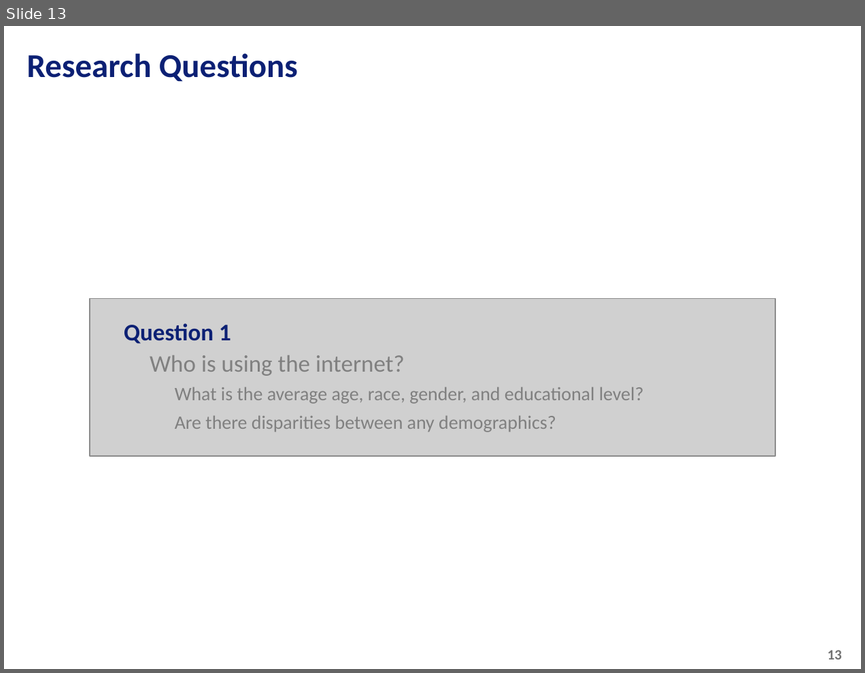
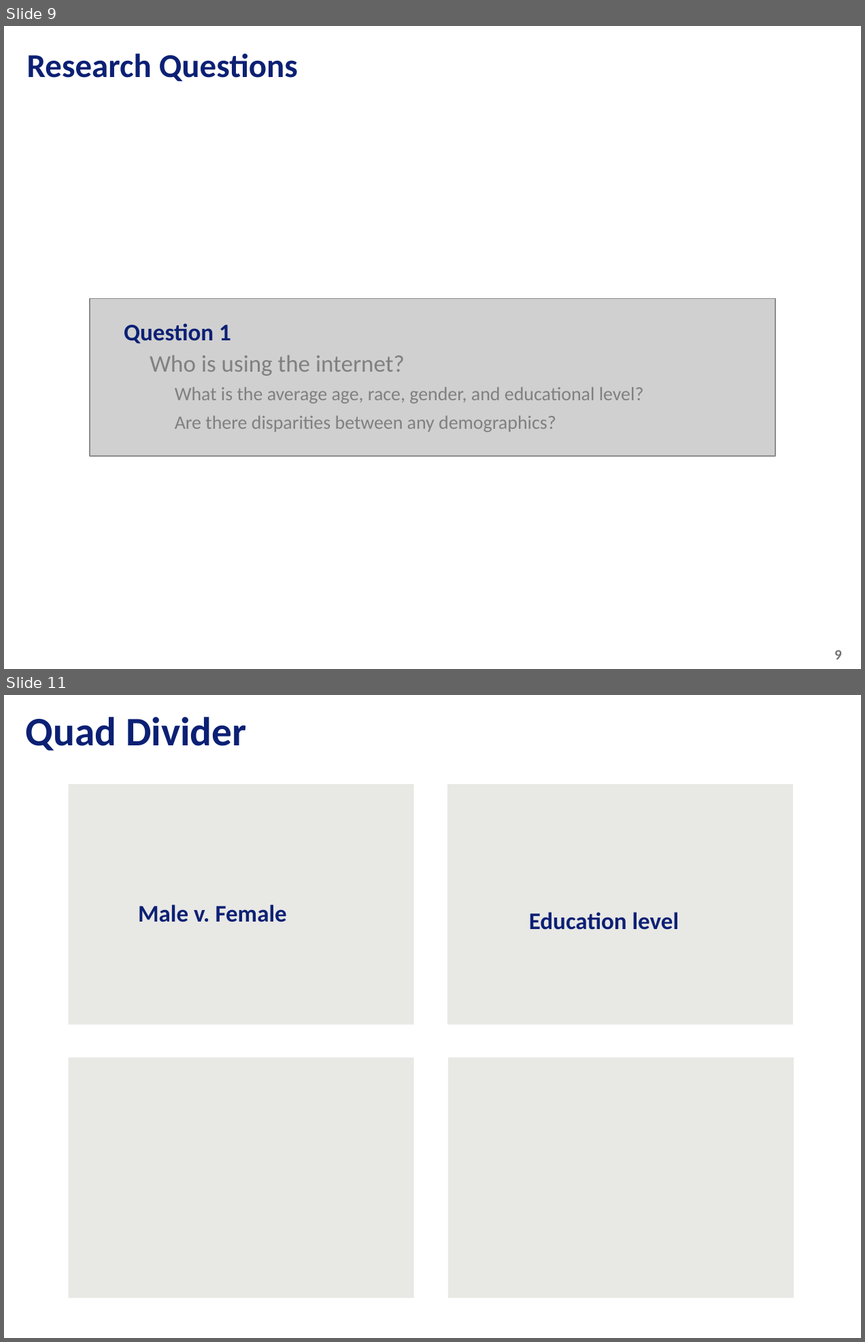
Before and after one commit to tiascott01/07_GroupProject1, a slide deck: Data Presentation.pptx. Shown one above the other, each under a label of ours: slide 13 before the commit, slides 9 and 11 after it; the slides between them are not shown. The pictures are 865x673 and 865x1342 pixels, drawn with LibreOffice and Linux fonts; fonts in the diff are those of the drawing; grey boxes stand for pictures; background and template pictures are left out. Boxes give left, top, right and bottom in pixels: in the first picture for what was removed or moved away, otherwise in the second. Text is boxed around its words. In the diff, an @@ line names an element or a change of style, - is before the commit and + after.

```diff
--- a/Data Presentation.pptx
+++ b/Data Presentation.pptx
@@ slide 11 added at (4, 695, 861, 1338), background picture (left out) @@
@@ text added at (26, 717, 247, 751), 34 pt, text #0C2074, bold @@
+Quad Divider
@@ rectangle added at (68, 784, 413, 1025), fill #E8E8E5 @@
@@ rectangle added at (447, 784, 792, 1025), fill #E8E8E5 @@
@@ text added at (138, 904, 287, 922), 20 pt, text #0C2074, bold @@
+Male v. Female
@@ text added at (529, 912, 679, 930), 20 pt, text #0C2074, bold @@
+Education level
@@ rectangle added at (68, 1057, 413, 1298), fill #E8E8E5 @@
@@ rectangle added at (448, 1057, 793, 1298), fill #E8E8E5 @@
@@ what was slide 13 is now slide 9 @@
@@ page number at (834, 650, 842, 659): text changed @@
-13
+9
```
Also in this commit, not shown: 1 slide changed, 11 other slides added, 4 slides removed.
